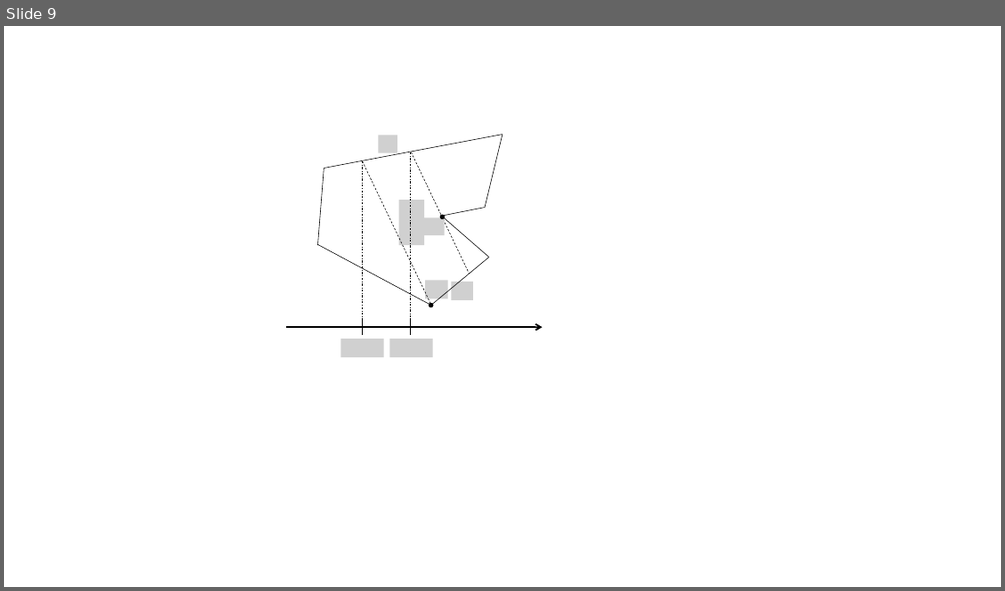
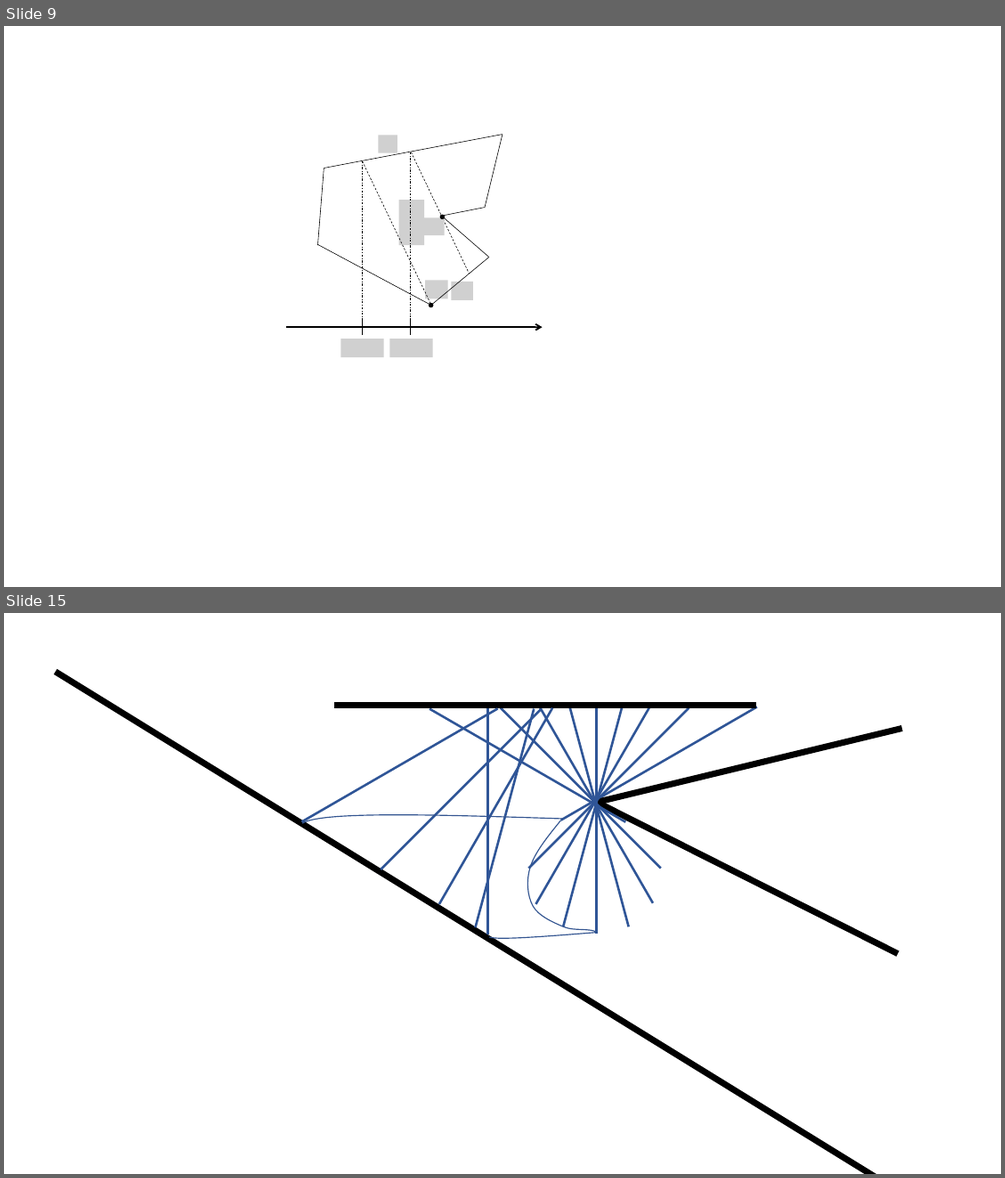
Before and after one commit to barakugav/FDML, a slide deck: figures.pptx. Shown one above the other, each under a label of ours: slide 9 before the commit, slides 9 and 15 after it; the slides between them are not shown. The pictures are 1005x591 and 1005x1178 pixels, drawn with LibreOffice and Linux fonts; fonts in the diff are those of the drawing; grey boxes stand for pictures; background and template pictures are left out. Boxes give left, top, right and bottom in pixels: in the first picture for what was removed or moved away, otherwise in the second. Text is boxed around its words. In the diff, an @@ line names an element or a change of style, - is before the commit and + after.

```diff
--- a/figures.pptx
+++ b/figures.pptx
@@ slide 15 added at (4,613,1001,1174), background #FFFFFF @@
@@ line added from (56, 672) to (928, 1174), #000000 6 pt @@
@@ line added from (301, 821) to (498, 709), #2F5597 2.25 pt @@
@@ line added from (334, 705) to (756, 705), #000000 6 pt @@
@@ line added from (380, 869) to (541, 709), #2F5597 2.25 pt @@
@@ line added from (625, 821) to (429, 709), #2F5597 2.25 pt @@
@@ line added from (439, 904) to (552, 708), #2F5597 2.25 pt @@
@@ line added from (475, 928) to (534, 709), #2F5597 2.25 pt @@
@@ line added from (488, 934) to (488, 708), #2F5597 2.25 pt @@
@@ line added from (661, 868) to (501, 708), #2F5597 2.25 pt @@
@@ line added from (529, 868) to (689, 708), #2F5597 2.25 pt @@
@@ line added from (535, 904) to (649, 708), #2F5597 2.25 pt @@
@@ line added from (653, 903) to (540, 707), #2F5597 2.25 pt @@
@@ line added from (561, 820) to (757, 707), #2F5597 2.25 pt @@
@@ line added from (563, 926) to (622, 708), #2F5597 2.25 pt @@
@@ line added from (629, 926) to (570, 708), #2F5597 2.25 pt @@
@@ line added from (596, 933) to (596, 707), #2F5597 2.25 pt @@
@@ line added from (597, 803) to (902, 728), #000000 6 pt @@
@@ freeform shape added at (302,815,563,823), outline #325491 1 pt @@
@@ freeform shape added at (527,820,597,933), outline #325491 1 pt @@
@@ line added from (597, 803) to (898, 953), #000000 6 pt @@
@@ freeform shape added at (489,933,596,938), outline #325491 1 pt @@
```
Also in this commit, not shown: 8 other slides added, 1 other file.
